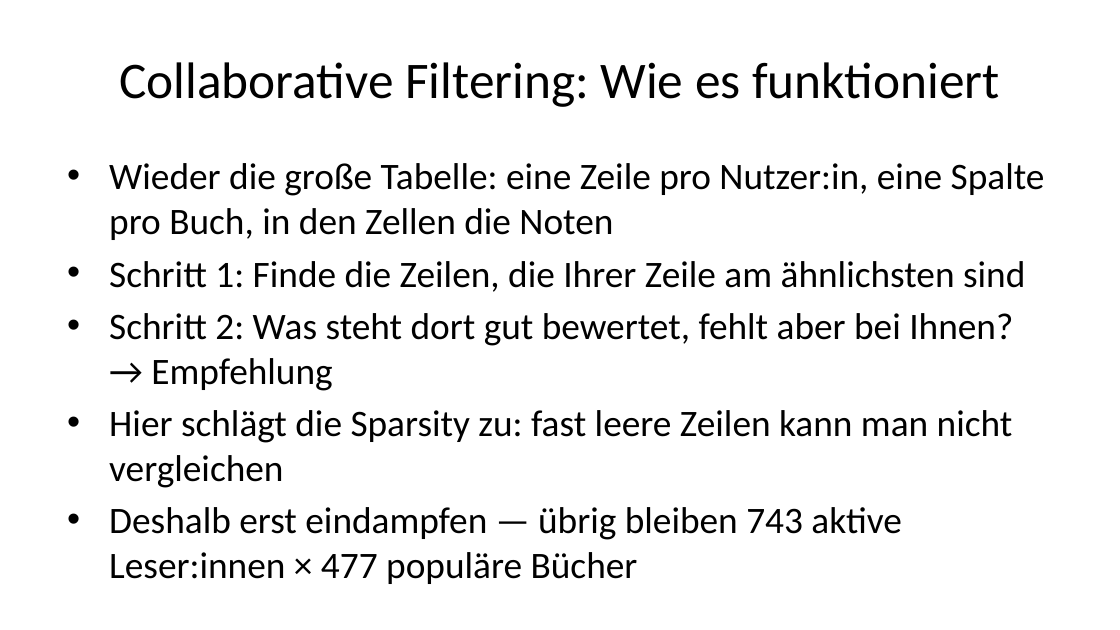
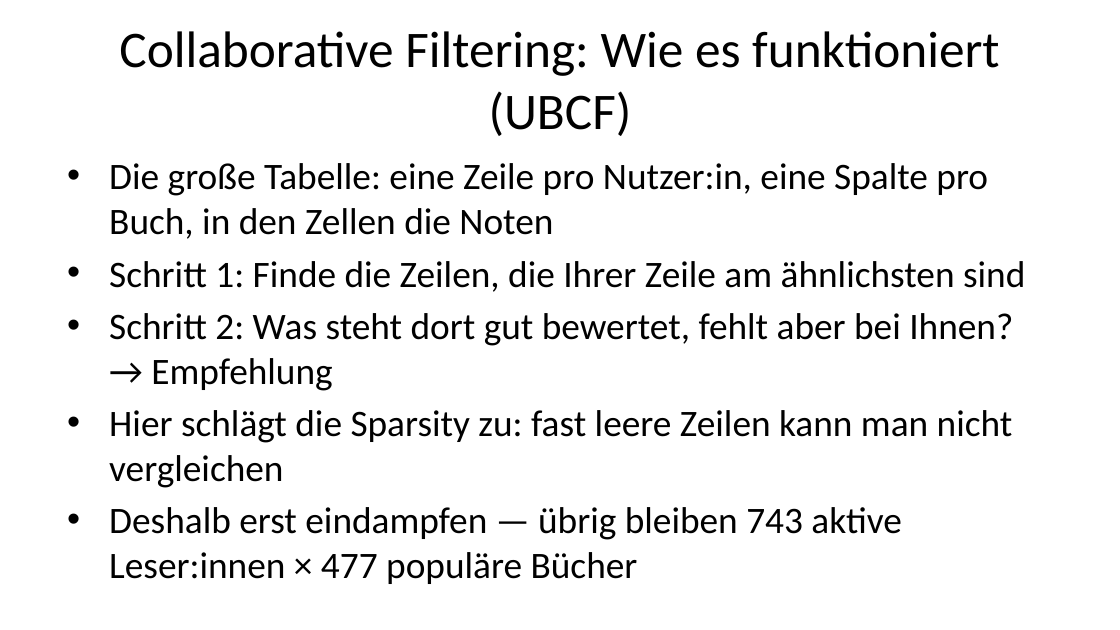
Before and after one commit to daswesen/2026-hu-berlin-data-mining, a slide deck: slide 43 of Konsultation_IBI_Deck.pptx (slide 42 before the commit). Drawn at 1120x630 pixels with LibreOffice and Linux fonts; fonts in the diff are those of the drawing. Boxes give left, top, right and bottom in pixels: in the first picture for what was removed or moved away, otherwise in the second. Text is boxed around its words. In the diff, an @@ line names an element or a change of style, - is before the commit and + after.

```diff
--- a/Konsultation_IBI_Deck.pptx
+++ b/Konsultation_IBI_Deck.pptx
@@ title at <box>119,31,999,136</box>: text changed @@
-Collaborative Filtering: Wie es funktioniert
+Collaborative Filtering: Wie es funktioniert (UBCF)
@@ text at <box>109,163,988,239</box>: text changed @@
-• Wieder die große Tabelle: eine Zeile pro Nutzer:in, eine Spalte pro Buch, in den Zellen die Noten
+• Die große Tabelle: eine Zeile pro Nutzer:in, eine Spalte pro Buch, in den Zellen die Noten
```
Also in this commit, not shown: 15 other slides changed, 8 slides added, 5 slides removed, 53 other files.
